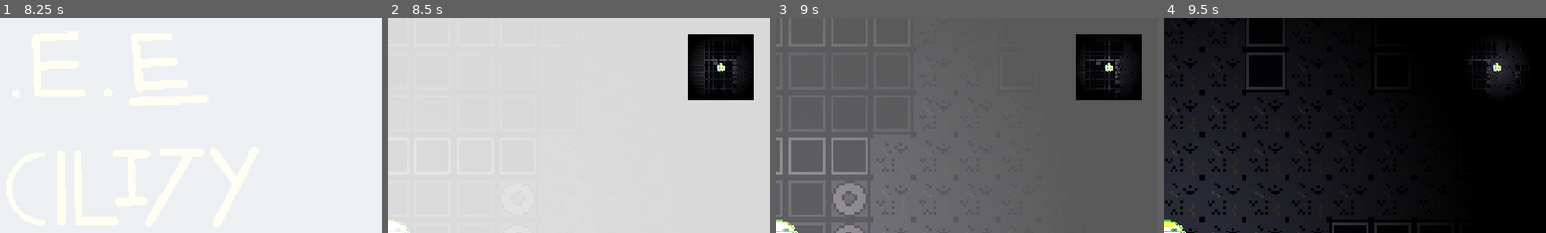
Above: before the commit, frames 1-4 (left to right).
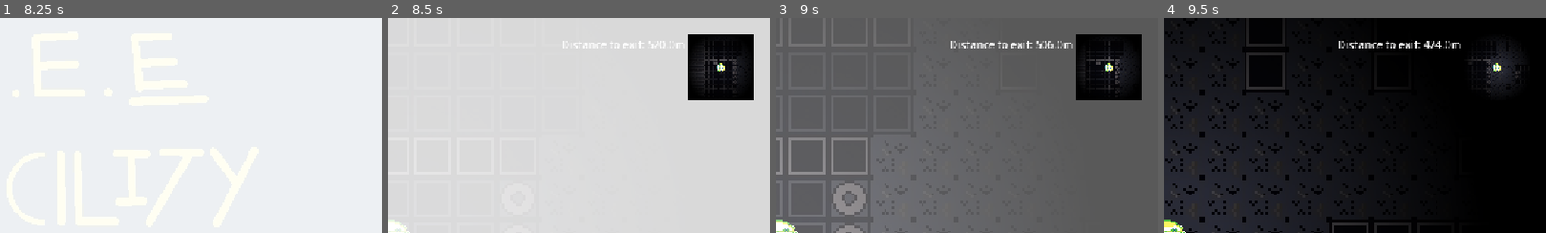
Above: after the commit, the same moments.

Repository: matt-ctrl-alt-del/Flee-The-Facility
Game: Godot game, scene res://scenes/splash.tscn
The game is run twice, just before and just after one commit, with the same random seed, the same clock (stepped at 60 frames per second) and the same inputs.
Inputs (mouse positions are % of the whole screen's width and height, from its top left):
- Up to frame 1 (8.25 s): tap Enter at 0.5 s; move the mouse to (72, 45) at 0.52 s; hold D (move_right) 0.53-2.03 s; tap Alt every 1.5 s from 0.6 to 6.6 s; click (72, 45) at 0.67 s; tap Space (jump) at 0.77, 1.52, 3.02, 3.77, 4.52, 6.02, 6.77 s; move the mouse to (30, 55) at 1.27 s; tap Shift every 1.5 s from 1.35 to 5.85 s; move the mouse to (60, 28) at 2.02 s; hold A (move_left) 2.03-2.78 s; move the mouse to (45, 70) at 2.77 s; hold D (move_right) 2.78-4.28 s; click (45, 70) at 2.92 s; move the mouse to (80, 65) at 3.52 s; move the mouse to (20, 35) at 4.27 s; hold A (move_left) 4.28-5.03 s; move the mouse to (55, 50) at 5.02 s; hold D (move_right) 5.03-5.78 s; click (55, 50) at 5.17 s; move the mouse to (35, 25) at 5.77 s; hold A (move_left) 5.78-7.25 s; move the mouse to (72, 45) at 6.52 s; click (39, 73) at 7.25 s; click (39, 73) at 8 s
- Up to frame 2 (8.5 s): no input
- Up to frame 3 (9 s): move the mouse to (30, 55) at 8.77 s; hold D (move_right) from 8.78 s (still down); tap Shift at 8.85 s; click (30, 55) at 8.92 s
- Up to frame 4 (9.5 s): keep holding D (move_right); tap Space (jump) at 9.02 s
The pictures show only the part of the screen within x 50-100%, y 0-50%; the shares and areas given below are measured in that part.

Frame 1 is identical in both runs. In frame 2, 0.2% of the frame differs, in the area x 45-78%, y 10-15%; in frame 3, 0.6%; in frame 4, 0.6%.
Error in both runs: Cannot call method 'change_scene_to_file' on a null value. (res://scripts/main_menu.gd:20)

Commit message:
Added Distance Label/Meters as a Final touch.

Diff:
--- a/flee-the-facility/scenes/stage_1.tscn
+++ b/flee-the-facility/scenes/stage_1.tscn
@@ -35,8 +35,11 @@
 fill = 1
 fill_from = Vector2(0.47826087, 0.5)
 
-[node name="stage1" type="Node2D" unique_id=847449201]
+[node name="stage1" type="Node2D" unique_id=847449201 node_paths=PackedStringArray("player", "exit_area", "distance_label")]
 script = ExtResource("1_e77qm")
+player = NodePath("player")
+exit_area = NodePath("Items/exit")
+distance_label = NodePath("CanvasLayer/Label")
 
 [node name="player" parent="." unique_id=506297317 groups=["player"] instance=ExtResource("2_e77qm")]
 z_index = 1
@@ -99,6 +102,12 @@
 position = Vector2(50, 50)
 scale = Vector2(0.4, 0.4)
 texture = ExtResource("10_ybch3")
+
+[node name="Label" type="Label" parent="CanvasLayer" unique_id=535583903]
+offset_left = 838.0
+offset_top = 28.0
+offset_right = 878.0
+offset_bottom = 51.0
 
 [node name="AudioStreamPlayer" type="AudioStreamPlayer" parent="." unique_id=1913345304]
 stream = ExtResource("8_ilkkl")
--- a/flee-the-facility/scripts/stage_1.gd
+++ b/flee-the-facility/scripts/stage_1.gd
@@ -1,6 +1,11 @@
 extends Node2D
 
-var items = 0.0
+var items = 0
+
+@export var player: CharacterBody2D
+@export var exit_area: Area2D
+@export var distance_label: Label
+
 
 # Called when the node enters the scene tree for the first time.
 func _ready() -> void:
@@ -15,8 +20,11 @@
 
 # Called every frame. 'delta' is the elapsed time since the previous frame.
 func _process(delta: float) -> void:
-	pass
-"res://audio/FleeTheFacilityMainMix.mp3"
+	if not player or not exit_area or not distance_label:
+		print("Error check code")
+		return
+	var distance = player.global_position.distance_to(exit_area.global_position)
+	distance_label.text = "Distance to exit: " + (str(round(distance))) + "m"
 
 
 func _on_exit_body_entered(body: Node2D) -> void:
--- a/flee-the-facility/scripts/stage_2.gd
+++ b/flee-the-facility/scripts/stage_2.gd
@@ -19,6 +19,7 @@
 # Called every frame. 'delta' is the elapsed time since the previous frame.
 func _process(delta: float) -> void:
 	if not player or not exit_area or not distance_label:
+		print("error, check code, not player/not area/not labels triggered")
 		return
 
 	var distance = player.global_position.distance_to(exit_area.global_position)
